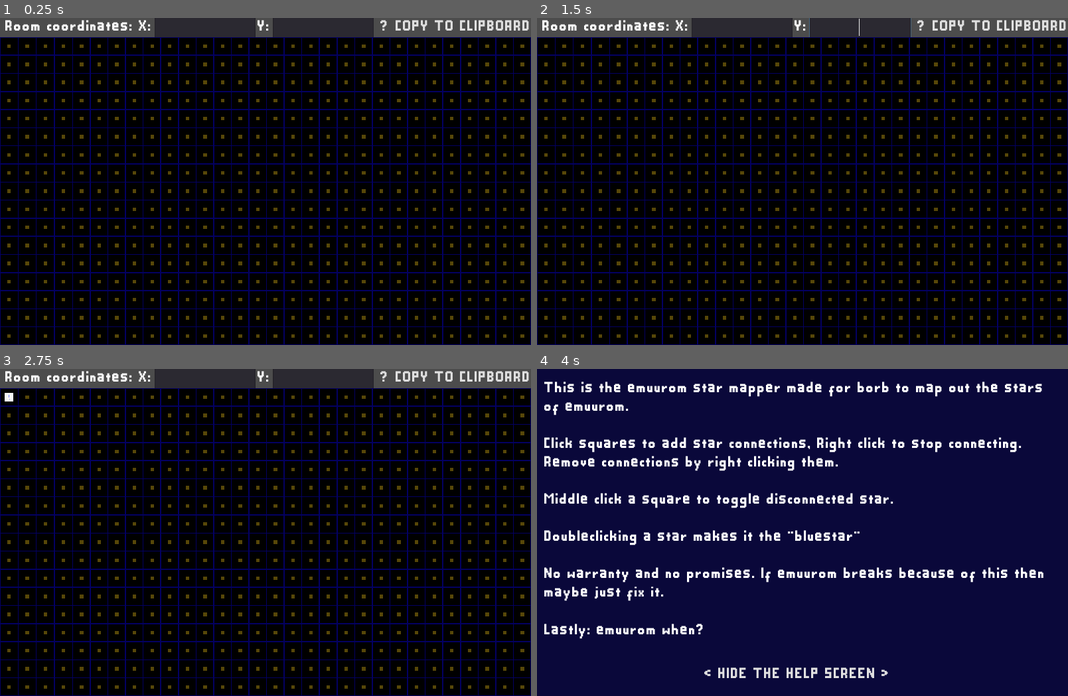
Above: before the commit, frames 1-4 (two rows, left to right).
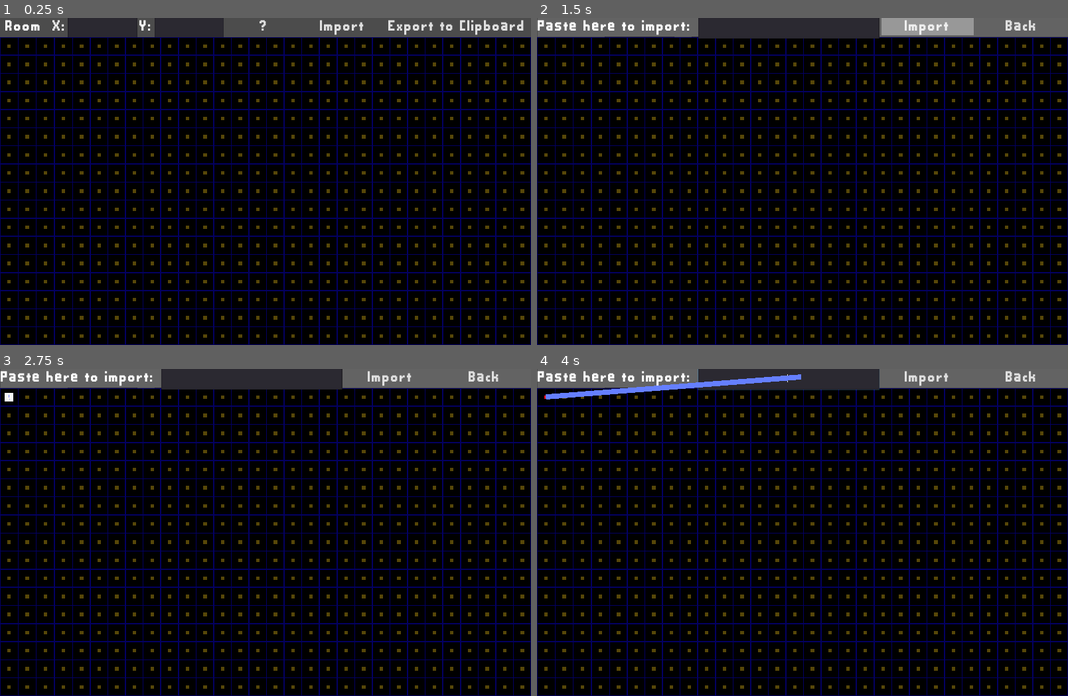
Above: after the commit, the same moments.

Repository: jiisloth/EmuuromStarMapper
Game: Godot game, scene res://Main.tscn
The game is run twice, just before and just after one commit, with the same random seed, the same clock (stepped at 60 frames per second) and the same inputs.
Inputs (mouse positions are in pixels of both pictures, inside the frame that each line leads up to):
- Up to frame 1 (0.25 s): no input
- Up to frame 2 (1.5 s): click "COPY TO CLIPBOARD" (after the commit: "Export to Clipboard") at 0.5 s; click (882, 27) at 1.25 s, where only the run after the commit has a clickable "Import"
- Up to frame 3 (2.75 s): click (10, 398) at 2.02 s
- Up to frame 4 (4 s): click "?" at 2.75 s; click "?" at 3.5 s

The runs differ from the first frame. In frame 1, 2.9% of the frame differs, in the area x 8-100%, y 0-6%; in frame 2, 2.2%; in frame 3, 1.8%; in frame 4, 100%, in the area x 0-100%, y 0-100%.

Commit message:
Added import feature

Diff:
--- a/Main.gd
+++ b/Main.gd
@@ -12,19 +12,7 @@
 
 func select_square(s):
     if current:
-        if current != s:
-            if current.connect_to(s):
-                var line = Line.instance()
-                add_child(line)
-                line.set_line(current,s)
-        else:
-            if s.bluestar:
-                s.bluestar = false
-            else:
-                for child in $Box/Grid.get_children():
-                    child.bluestar = false
-                s.bluestar = true
-
+        connect_square(current, s)
     current = s
     print_connections()
     for child in $Box/Grid.get_children():
@@ -32,6 +20,23 @@
     $Line2D.clear_points()
     $Line2D.add_point(s.get_center())
     $Line2D.add_point(get_viewport().get_mouse_position())
+
+
+func connect_square(f,t):
+    if f != t:
+        if f.connect_to(t):
+            var line = Line.instance()
+            add_child(line)
+            line.set_line(f,t)
+    else:
+        if t.bluestar:
+            t.bluestar = false
+        else:
+            for child in $Box/Grid.get_children():
+                child.bluestar = false
+            t.bluestar = true
+
+
 
 func _ready():
     for y in gridsize.y:
@@ -117,3 +122,64 @@
 
 func _on_Help_pressed():
     $CanvasLayer/Help.show()
+
+
+func _on_Back_pressed():
+    $Import.hide()
+
+
+func _on_DoImport_pressed():
+    var import = $Import/HBoxContainer/Label3/Import.text
+    import = "{ " + import.replace('stars', '"stars": ').replace('bluestar', '"bluestar": ').replace('offset', '"offset": ').replace('lines', '"lines": ').replace("=","").replace("{","[").replace("}","]") + " }"
+    var parsed = JSON.parse(import).result
+    var lines = []
+    if "lines" in parsed.keys():
+        lines = parsed["lines"]
+    var star_offset = Vector2.ZERO
+    if "offset" in parsed.keys():
+        star_offset = Vector2(parsed["offset"][0],parsed["offset"][1])
+    var squares = []
+    var roffset = Vector2.ZERO
+    if "stars" in parsed.keys():
+        var stars = parsed["stars"]
+        if len(stars) > 0:
+            roffset.x = floor(stars[0][0]/gridsize.x)
+            roffset.y = floor(stars[0][1]/gridsize.y)
+            $Box/HBoxContainer/Label3/X.text = str(roffset.x + 1)
+            $Box/HBoxContainer/Label4/Y.text = str(roffset.y + 1)
+            roomoffset = roffset
+        for star in stars:
+            star[0] -= roffset.x*gridsize.x+star_offset.x
+            star[1] -= roffset.y*gridsize.y+star_offset.y
+            for square in $Box/Grid.get_children():
+                if square.pos == Vector2(star[0],star[1]):
+                    squares.append(square)
+                    break
+
+        for i in len(stars):
+            var extra = true
+            for line in lines:
+                for val in line:
+                    if i == val-1:
+                        extra = false
+                    if not extra:
+                        break
+                if not extra:
+                    break
+            if extra:
+                squares[i].extrastar = true
+        for line in lines:
+            var from = line[0]-1
+            var to = line[1]-1
+            connect_square(squares[from], squares[to])
+
+    if "bluestar" in parsed.keys():
+        var b = parsed["bluestar"]-1
+        connect_square(squares[b], squares[b])
+    $Import/HBoxContainer/Label3/Import.text = ""
+    $Import.hide()
+
+
+
+func _on_Import_pressed():
+    $Import.show()
--- a/Main.tscn
+++ b/Main.tscn
@@ -1,9 +1,10 @@
-[gd_scene load_steps=10 format=2]
+[gd_scene load_steps=12 format=2]
 
 [ext_resource path="res://Main.gd" type="Script" id=1]
 [ext_resource path="res://Square.tscn" type="PackedScene" id=2]
 [ext_resource path="res://Line.tscn" type="PackedScene" id=3]
 [ext_resource path="res://CyberSloth.ttf" type="DynamicFontData" id=4]
+[ext_resource path="res://TerminusTTF-4.49.2.ttf" type="DynamicFontData" id=5]
 
 [sub_resource type="StyleBoxFlat" id=1]
 bg_color = Color( 0.6, 0.6, 0.6, 0 )
@@ -25,6 +26,9 @@
 
 [sub_resource type="StyleBoxFlat" id=5]
 
+[sub_resource type="DynamicFont" id=6]
+font_data = ExtResource( 5 )
+
 [node name="Main" type="CanvasLayer"]
 script = ExtResource( 1 )
 Square = ExtResource( 2 )
@@ -41,39 +45,38 @@
 size_flags_horizontal = 3
 
 [node name="Label" type="Label" parent="Box/HBoxContainer"]
-margin_right = 288.0
-margin_bottom = 32.0
-size_flags_vertical = 3
-text = " Room coordinates: X:"
+margin_right = 124.0
+margin_bottom = 32.0
+size_flags_vertical = 3
+text = " Room  X:"
 
 [node name="Label3" type="Label" parent="Box/HBoxContainer"]
-margin_left = 292.0
-margin_right = 482.0
-margin_bottom = 32.0
-size_flags_vertical = 3
-text = "                   "
+margin_left = 128.0
+margin_right = 258.0
+margin_bottom = 32.0
+size_flags_vertical = 3
+text = "             "
 
 [node name="X" type="LineEdit" parent="Box/HBoxContainer/Label3"]
 anchor_right = 1.0
 anchor_bottom = 1.0
 margin_top = -3.0
 margin_bottom = 7.0
-size_flags_horizontal = 3
 align = 1
 
 [node name="Label2" type="Label" parent="Box/HBoxContainer"]
-margin_left = 486.0
-margin_right = 510.0
+margin_left = 262.0
+margin_right = 286.0
 margin_bottom = 32.0
 size_flags_vertical = 3
 text = "Y:"
 
 [node name="Label4" type="Label" parent="Box/HBoxContainer"]
-margin_left = 514.0
-margin_right = 704.0
-margin_bottom = 32.0
-size_flags_vertical = 3
-text = "                   "
+margin_left = 290.0
+margin_right = 420.0
+margin_bottom = 32.0
+size_flags_vertical = 3
+text = "             "
 
 [node name="Y" type="LineEdit" parent="Box/HBoxContainer/Label4"]
 anchor_right = 1.0
@@ -84,19 +87,28 @@
 align = 1
 
 [node name="Help" type="Button" parent="Box/HBoxContainer"]
-margin_left = 708.0
-margin_right = 764.0
+margin_left = 424.0
+margin_right = 580.0
 margin_bottom = 32.0
 size_flags_horizontal = 3
 custom_styles/hover = SubResource( 5 )
 text = "?"
 
+[node name="Import" type="Button" parent="Box/HBoxContainer"]
+margin_left = 584.0
+margin_right = 740.0
+margin_bottom = 32.0
+size_flags_horizontal = 3
+custom_styles/hover = SubResource( 5 )
+text = "Import"
+
 [node name="Clipboard" type="Button" parent="Box/HBoxContainer"]
-margin_left = 768.0
-margin_right = 1024.0
-margin_bottom = 32.0
-custom_styles/hover = SubResource( 5 )
-text = "COPY TO CLIPBOARD"
+margin_left = 744.0
+margin_right = 1024.0
+margin_bottom = 32.0
+size_flags_horizontal = 3
+custom_styles/hover = SubResource( 5 )
+text = " Export to Clipboard "
 
 [node name="Grid" type="GridContainer" parent="Box"]
 margin_top = 36.0
@@ -108,6 +120,56 @@
 custom_constants/vseparation = 0
 custom_constants/hseparation = 0
 columns = 30
+
+[node name="Import" type="ColorRect" parent="."]
+visible = false
+margin_left = 1.0
+margin_right = 1024.0
+margin_bottom = 36.0
+theme = SubResource( 3 )
+color = Color( 0.392157, 0.392157, 0.392157, 1 )
+
+[node name="HBoxContainer" type="HBoxContainer" parent="Import"]
+margin_right = 1024.0
+margin_bottom = 32.0
+size_flags_horizontal = 3
+
+[node name="Label" type="Label" parent="Import/HBoxContainer"]
+margin_right = 300.0
+margin_bottom = 32.0
+size_flags_vertical = 3
+text = "Paste here to import: "
+
+[node name="Label3" type="Label" parent="Import/HBoxContainer"]
+margin_left = 304.0
+margin_right = 644.0
+margin_bottom = 32.0
+size_flags_vertical = 3
+text = "                                  "
+
+[node name="Import" type="LineEdit" parent="Import/HBoxContainer/Label3"]
+anchor_right = 1.0
+anchor_bottom = 1.0
+margin_top = -3.0
+margin_bottom = 7.0
+custom_fonts/font = SubResource( 6 )
+align = 1
+
+[node name="DoImport" type="Button" parent="Import/HBoxContainer"]
+margin_left = 648.0
+margin_right = 834.0
+margin_bottom = 32.0
+size_flags_horizontal = 3
+custom_styles/hover = SubResource( 5 )
+text = "Import"
+
+[node name="Back" type="Button" parent="Import/HBoxContainer"]
+margin_left = 838.0
+margin_right = 1024.0
+margin_bottom = 32.0
+size_flags_horizontal = 3
+custom_styles/hover = SubResource( 5 )
+text = "Back"
 
 [node name="Line2D" type="Line2D" parent="."]
 
@@ -158,5 +220,8 @@
 [connection signal="text_changed" from="Box/HBoxContainer/Label3/X" to="." method="_on_X_text_changed"]
 [connection signal="text_changed" from="Box/HBoxContainer/Label4/Y" to="." method="_on_Y_text_changed"]
 [connection signal="pressed" from="Box/HBoxContainer/Help" to="." method="_on_Help_pressed"]
+[connection signal="pressed" from="Box/HBoxContainer/Import" to="." method="_on_Import_pressed"]
 [connection signal="pressed" from="Box/HBoxContainer/Clipboard" to="." method="_on_Button_pressed"]
+[connection signal="pressed" from="Import/HBoxContainer/DoImport" to="." method="_on_DoImport_pressed"]
+[connection signal="pressed" from="Import/HBoxContainer/Back" to="." method="_on_Back_pressed"]
 [connection signal="pressed" from="CanvasLayer/Help/Label/hidehelp" to="." method="_on_hidehelp_pressed"]
Binary file added: TerminusTTF-4.49.2.ttf
Not shown, changed: index.html
Not shown, changed: index.pck
